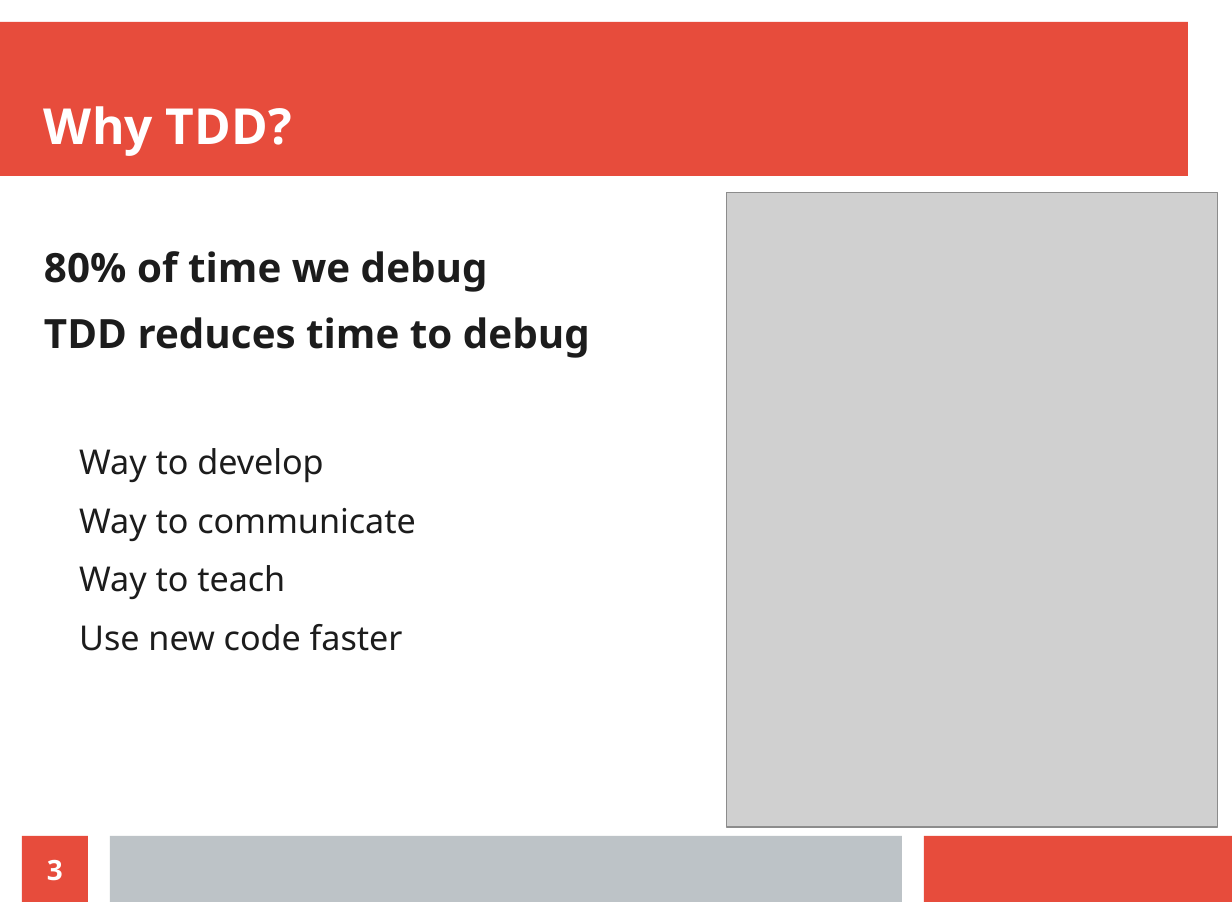
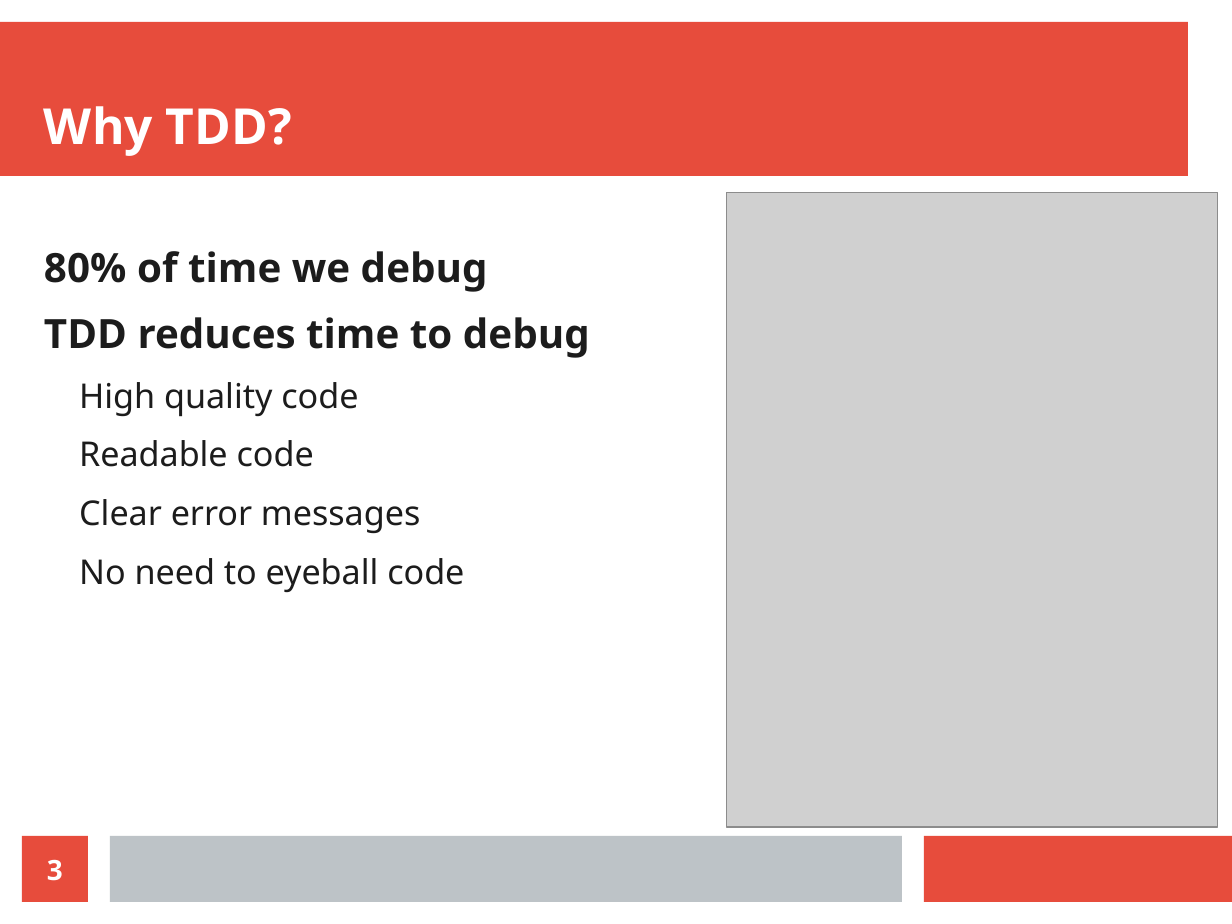
Before and after one commit to richelbilderbeek/nlseb_tdd_20210420, a slide deck: slide 3 of nlseb_tdd_20210420.odp. Drawn at 1232x924 pixels with LibreOffice and Linux fonts; fonts in the diff are those of the drawing; grey boxes stand for pictures. Boxes give left, top, right and bottom in pixels: in the first picture for what was removed or moved away, otherwise in the second. Text is boxed around its words. In the diff, an @@ line names an element or a change of style, - is before the commit and + after.

```diff
--- a/nlseb_tdd_20210420.odp
+++ b/nlseb_tdd_20210420.odp
@@ text at [79,382,464,592]: text changed @@
-  Way to develop
-  Way to communicate
-  Way to teach
-  Use new code faster
+  High quality code
+  Readable code
+  Clear error messages
+  No need to eyeball code
```
Also in this commit, not shown: 11 other slides changed, 4 slides added, 4 slides removed, 8 other files.
